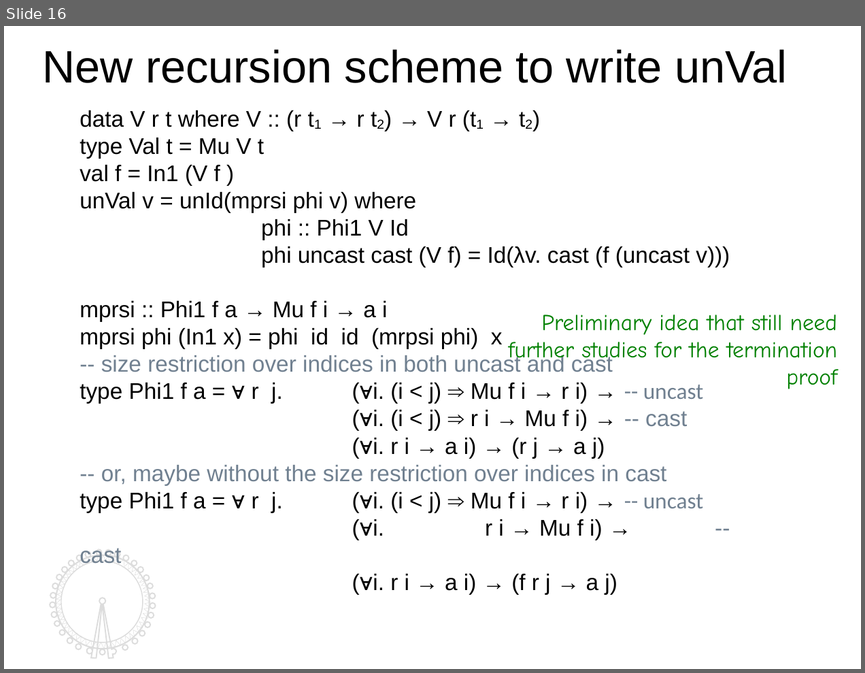
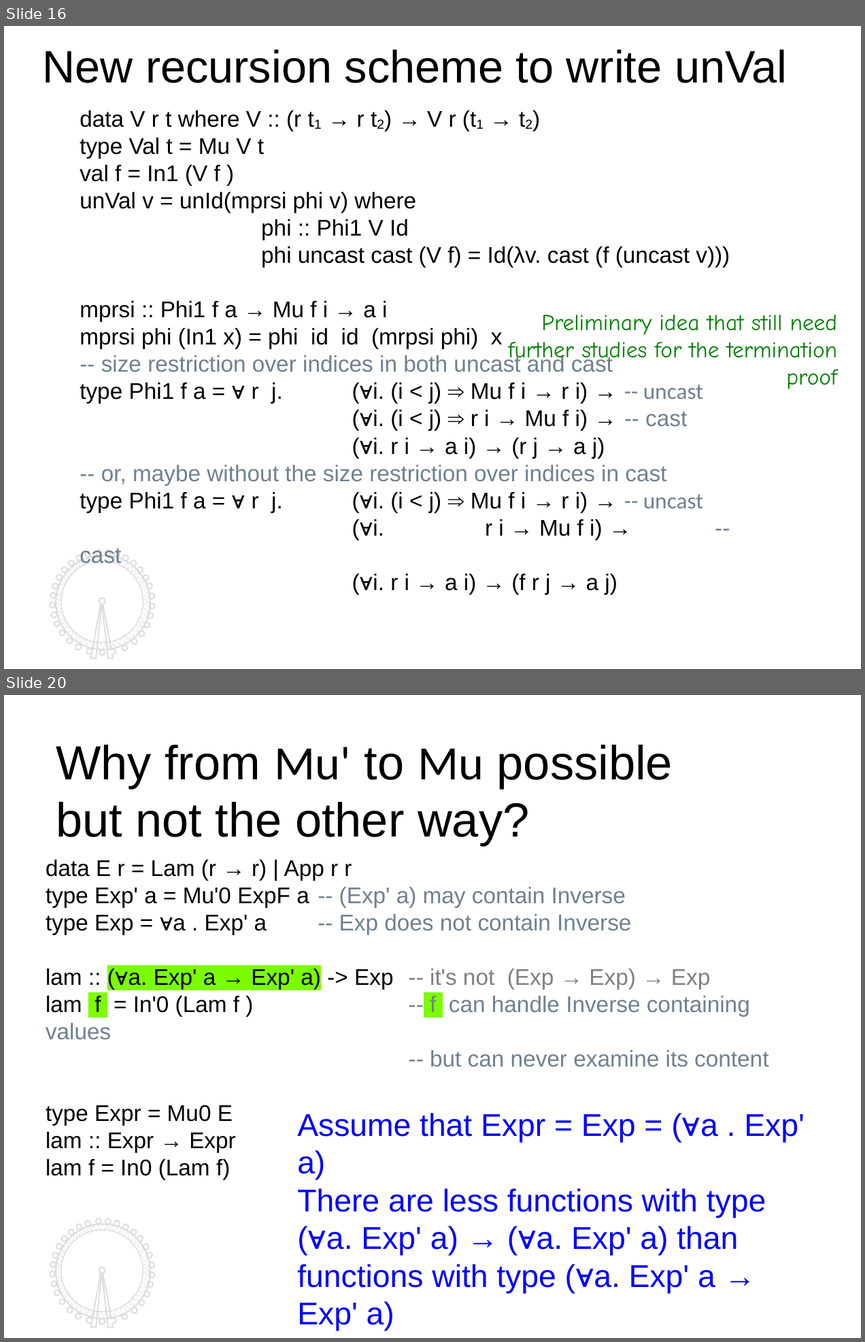
Before and after one commit to kyagrd/nax, a slide deck: trunk/draft/TYPES13/ppt/myslide.odp. Shown one above the other, each under a label of ours: slide 16 before the commit, slides 16 and 20 after it; the slides between them are not shown. The pictures are 865x673 and 865x1342 pixels, drawn with LibreOffice and Linux fonts; fonts in the diff are those of the drawing. Boxes give left, top, right and bottom in pixels: in the first picture for what was removed or moved away, otherwise in the second. Text is boxed around its words. In the diff, an @@ line names an element or a change of style, - is before the commit and + after.

```diff
--- a/trunk/draft/TYPES13/ppt/myslide.odp
+++ b/trunk/draft/TYPES13/ppt/myslide.odp
@@ slide 20 added at (x1=4, y1=695, x2=861, y2=1338), background #FFFFFF; not listed: 4 template elements that a slide beside it also shows @@
@@ text added at (x1=56, y1=745, x2=672, y2=846), 38 pt, text #000000 @@
+Why from Mu' to Mu possible
+but not the other way?
@@ text added at (x1=45, y1=860, x2=768, y2=1180), 18 pt, text #000000 @@
+data E r = Lam (r → r) | App r r
+type Exp' a = Mu'0 ExpF a -- (Exp' a) may contain Inverse
+type Exp = ∀a . Exp' a -- Exp does not contain Inverse
+lam :: (∀a. Exp' a → Exp' a) -> Exp -- it's not (Exp → Exp) → Exp
+lam f = In'0 (Lam f ) -- f can handle Inverse containing values
+-- but can never examine its content
+type Expr = Mu0 E
+lam :: Expr → Expr
+lam f = In0 (Lam f)
@@ text added at (x1=297, y1=1113, x2=804, y2=1293), 25 pt, text #0000FF @@
+Assume that Expr = Exp = (∀a . Exp' a)
+There are less functions with type
+(∀a. Exp' a) → (∀a. Exp' a) than
+functions with type (∀a. Exp' a → Exp' a)
@@ slide 16 changed as well @@
@@ outline redrawn in 3 elements at (x1=50, y1=550, x2=155, y2=658), (x1=56, y1=555, x2=150, y2=649), (x1=56, y1=555, x2=150, y2=650) @@
```
Also in this commit, not shown: 16 other slides changed, 3 other slides added.
